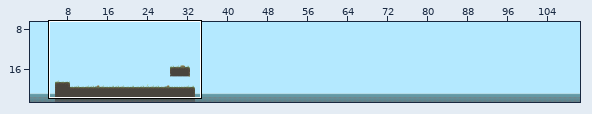
Level history. Tiled map (JSON): src/assets/levels/level5.json. The first picture is a wide view before the edit; the outline marks the close-up.
Close-up. Before the commit:
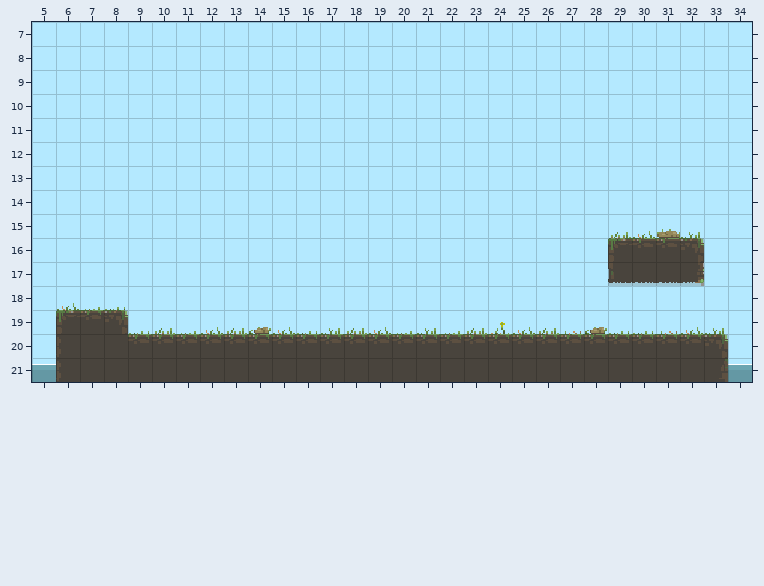
Cells are 16x16 px. Shown: x 5..34, y 7..21. Tiles whose own drawing changed are shown in their newer look in all pictures.
After:
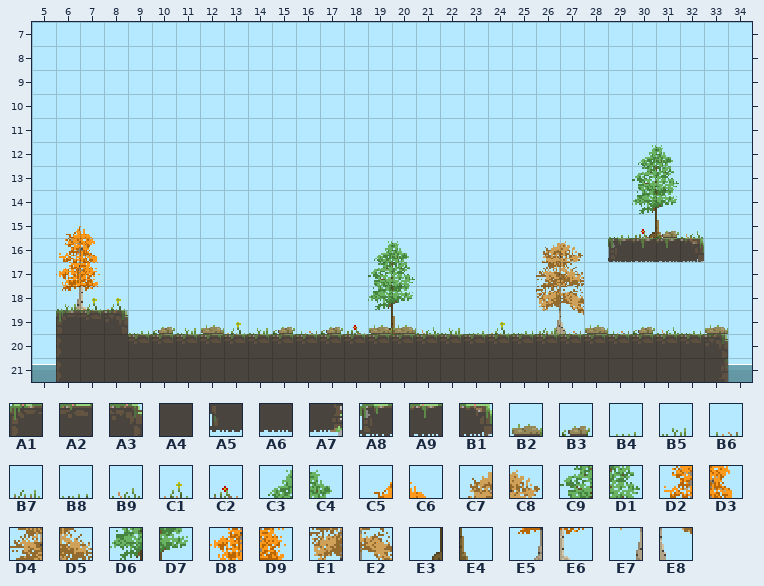
Key: from "TilesetForest": A1 0, A2 1, A3 2, A4 17, A5 32, A6 33, A7 34, A8 48, A9 49, B1 50, B2 86, B3 87, B4 100, B5 101, B6 102, B7 103, B8 116, B9 117, C1 118, C2 119; from "TilesetTrees": C3 0, C4 1, C5 2, C6 3, C7 14, C8 15, C9 16, D1 17, D2 18, D3 19, D4 30, D5 31, D6 32, D7 33, D8 34, D9 35, E1 46, E2 47, E3 48, E4 49, E5 50, E6 51, E7 62, E8 63.
__ is an empty cell.
See-through tiles are keyed as they look on the map.
Edits made:
Layer "Ground":
The author changed tile A1 to tile A8 in row 16 at x 29.
The author changed tile A2 to tile A9 in row 16 at x 30 to 31.
The author changed tile A3 to tile B1 in row 16 at x 32.
The edit erases tile A5 in row 17 at x 29.
The edit erases tile A6 in row 17 at x 30 to 31.
The edit erases tile A7 in row 17 at x 32.
Layer "Colliders":
The edit erases tile A4 in row 17 at x 29 to 32.
Layer "Trees":
Tile C3 now appears in row 12 at x 30; in row 16 at x 19.
Tile C4 now appears in row 12 at x 31; in row 16 at x 20.
Tile C5 now appears in row 15 at x 6.
Tile C6 now appears in row 15 at x 7.
Tile C7 now appears in row 16 at x 26.
Tile C8 now appears in row 16 at x 27.
Tile C9 now appears in row 13 at x 30; in row 17 at x 19.
Tile D1 now appears in row 13 at x 31; in row 17 at x 20.
Tile D2 now appears in row 16 at x 6.
Tile D3 now appears in row 16 at x 7.
Tile D4 now appears in row 17 at x 26.
Tile D5 now appears in row 17 at x 27.
Tile D6 now appears in row 14 at x 30; in row 18 at x 19.
Tile D7 now appears in row 14 at x 31; in row 18 at x 20.
Tile D8 now appears in row 17 at x 6.
Tile D9 now appears in row 17 at x 7.
Tile E1 now appears in row 18 at x 26.
Tile E2 now appears in row 18 at x 27.
Tile E3 now appears in row 15 at x 30; in row 19 at x 19.
Tile E4 now appears in row 15 at x 31; in row 19 at x 20.
Tile E5 now appears in row 18 at x 6.
Tile E6 now appears in row 18 at x 7.
Tile E7 now appears in row 19 at x 26.
Tile E8 now appears in row 19 at x 27.
Layer "Grass":
The author changed tile B3 to tile B2 in row 19 at x 28.
The author changed tile B4 to tile B2 in row 19 at x 20.
The author changed tile B5 to tile B2 in row 19 at x 33.
The author changed tile B9 to tile B2 in row 19 at x 12 and 19.
The author changed tile B2 to tile B3 in row 15 at x 31.
The author changed tile B5 to tile B3 in row 19 at x 17.
The author changed tile B7 to tile B3 in row 19 at x 10.
The author changed tile B8 to tile B3 in row 19 at x 30.
The author changed tile B9 to tile B3 in row 19 at x 15.
The author changed tile B7 to tile B4 in row 19 at x 23.
The author changed tile B3 to tile B5 in row 19 at x 14.
The author changed tile B4 to tile B5 in row 19 at x 11 and 22.
The author changed tile B9 to tile B5 in row 18 at x 6.
The author changed tile B8 to tile B6 in row 19 at x 16 and 29.
The author changed tile B7 to tile B8 in row 15 at x 29.
The author changed tile B9 to tile B8 in row 19 at x 25 and 32.
The author changed tile B5 to tile B9 in row 15 at x 32; in row 19 at x 21.
The author changed tile B6 to tile B9 in row 19 at x 31.
The author changed tile B4 to tile C1 in row 18 at x 7.
The author changed tile B7 to tile C1 in row 19 at x 13.
The author changed tile B8 to tile C1 in row 18 at x 8.
The author changed tile B7 to tile C2 in row 19 at x 18.
The author changed tile B9 to tile C2 in row 15 at x 30.
Where, in picture pixels (left, top, right, bottom), the same in both close-ups:
changed: (513, 145, 728, 334)
changed: (56, 226, 125, 310)
changed: (153, 241, 487, 334)
